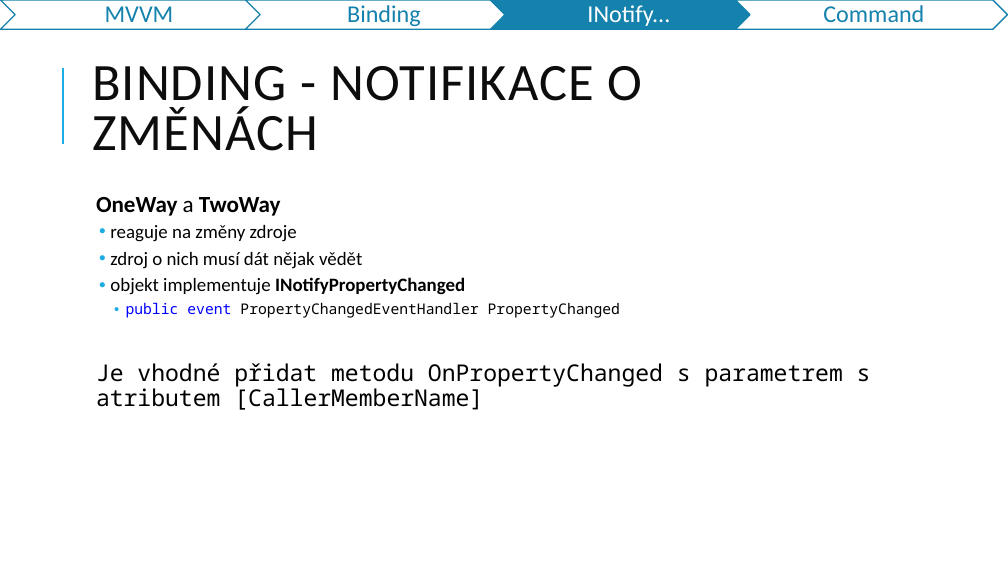
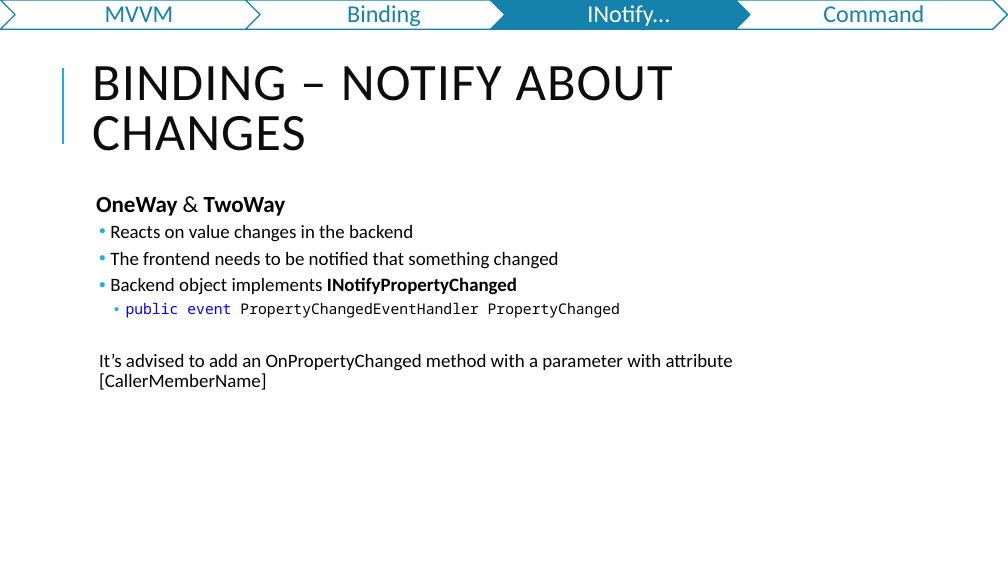
Before and after one commit to jasho/pv239-maui, a slide deck: slide 11 of 03_MVVM/PV239-Xamarin-03_MVVM.pptx. Drawn at 1008x567 pixels with LibreOffice and Linux fonts; fonts in the diff are those of the drawing. Boxes give left, top, right and bottom in pixels: in the first picture for what was removed or moved away, otherwise in the second. Text is boxed around its words. In the diff, an @@ line names an element or a change of style, - is before the commit and + after.

```diff
--- a/03_MVVM/PV239-Xamarin-03_MVVM.pptx
+++ b/03_MVVM/PV239-Xamarin-03_MVVM.pptx
@@ title at (92,66,673,151): text changed @@
-BINDING - NOTIFIKACE O ZMĚNÁCH
+BINDING – NOTIFY ABOUT CHANGES
@@ text at (96,197,559,295): text changed @@
-  OneWay a TwoWay
-  • reaguje na změny zdroje
-  • zdroj o nich musí dát nějak vědět
-  • objekt implementuje INotifyPropertyChanged
+  OneWay & TwoWay
+  • Reacts on value changes in the backend
+  • The frontend needs to be notified that something changed
+  • Backend object implements INotifyPropertyChanged
@@ text at (99,354,733,390): text changed; size 22 to 18 pt; font Noto Sans Mono to Calibri @@
-  Je vhodné přidat metodu OnPropertyChanged s parametrem s atributem [CallerMemberName]
+  It’s advised to add an OnPropertyChanged method with a parameter with attribute [CallerMemberName]
```
Also in this commit, not shown: 16 other slides changed, 6 slides added, 9 slides removed.
